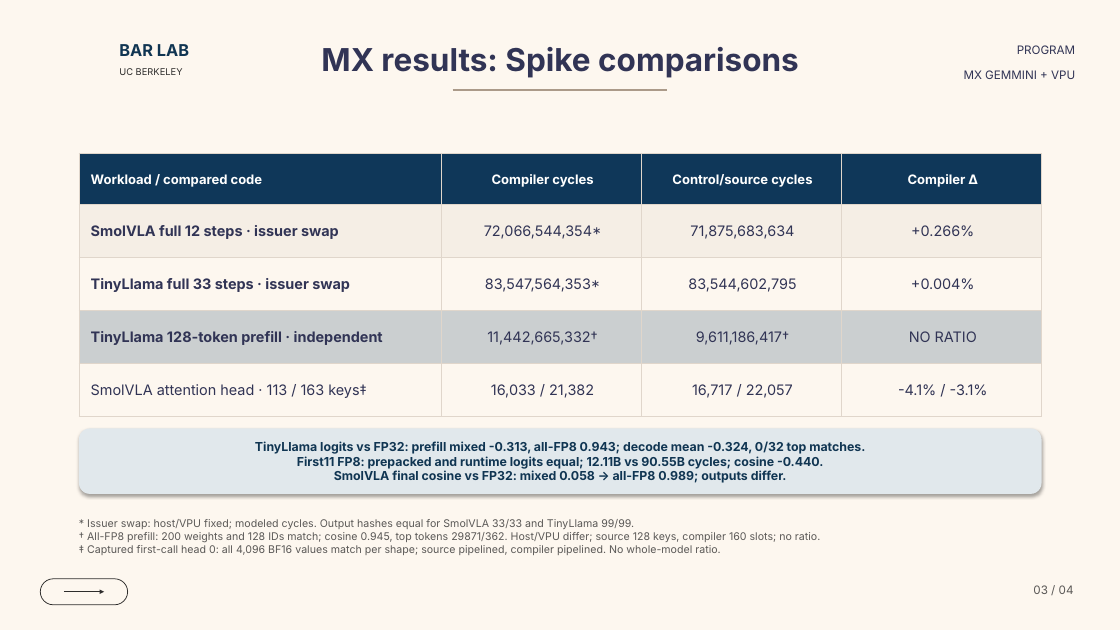
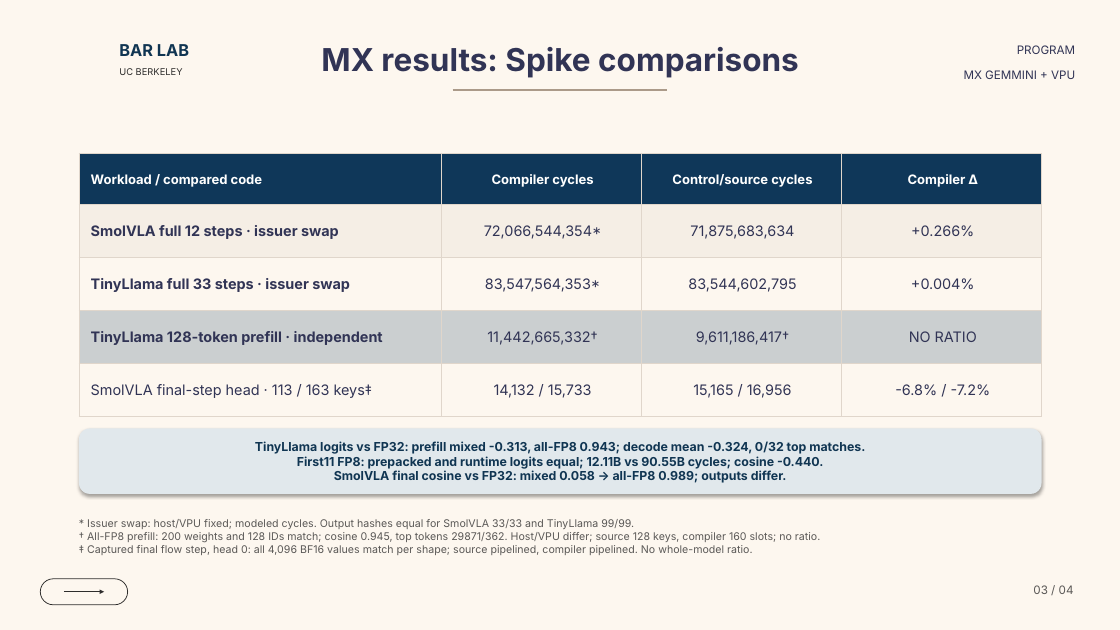
Before and after one commit to ucb-bar/mx-gemmini-mlir, a slide deck: slide 3 of docs/presentations/mx_gemmini_dialect_overview.pptx. Drawn at 1120x630 pixels with LibreOffice and Linux fonts; fonts in the diff are those of the drawing; background and template pictures are left out. Boxes give left, top, right and bottom in pixels: in the first picture for what was removed or moved away, otherwise in the second. Text is boxed around its words. In the diff, an @@ line names an element or a change of style, - is before the commit and + after.

```diff
--- a/docs/presentations/mx_gemmini_dialect_overview.pptx
+++ b/docs/presentations/mx_gemmini_dialect_overview.pptx
@@ table at <box>79,154,1042,416</box> @@
-row 5: SmolVLA attention head · 113 / 163 keys‡ | 16,033 / 21,382 | 16,717 / 22,057 | -4.1% / -3.1%
+row 5: SmolVLA final-step head · 113 / 163 keys‡ | 14,132 / 15,733 | 15,165 / 16,956 | -6.8% / -7.2%
@@ text at <box>87,545,752,555</box>: text changed @@
-‡ Captured first-call head 0: all 4,096 BF16 values match per shape; source pipelined, compiler pipelined. No whole-model ratio.
+‡ Captured final flow step, head 0: all 4,096 BF16 values match per shape; source pipelined, compiler pipelined. No whole-model ratio.
```
Also in this commit, not shown: 2 other files.
